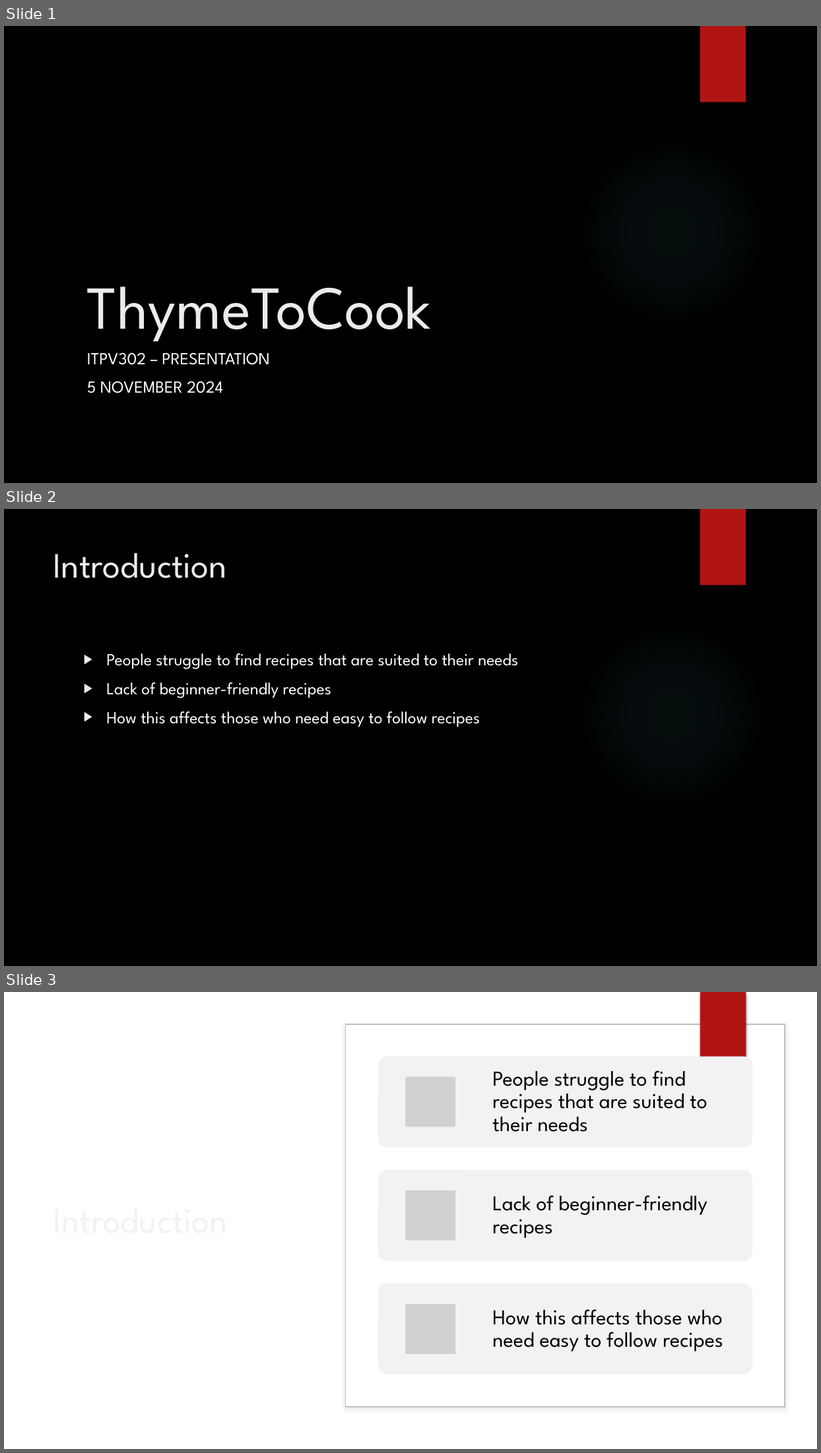
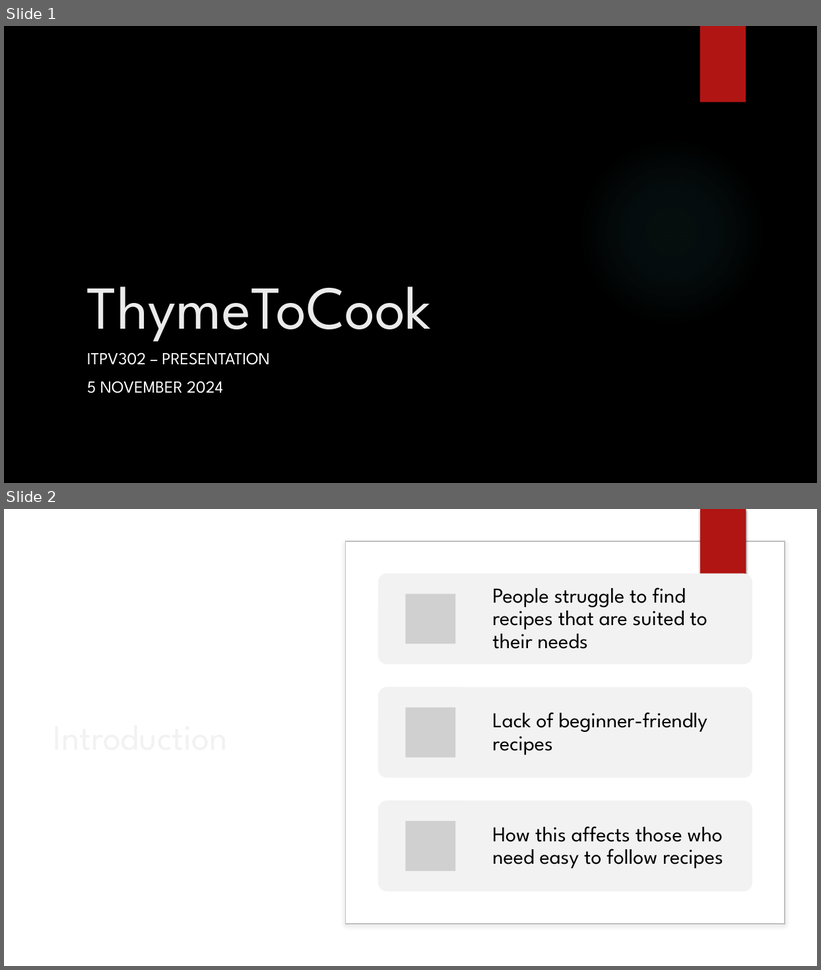
Before and after one commit to NathanTh3Gr3at/ITPV302_Project, a slide deck: PowerPoint Slides/ITPV302 - Presentation.pptx. Shown one above the other, each under a label of ours: slides 1, 2 and 3 before the commit, slides 1 and 2 after it. The pictures are 821x1453 and 821x970 pixels, drawn with LibreOffice and Linux fonts; fonts in the diff are those of the drawing; grey boxes stand for pictures; background and template pictures are left out. Boxes give left, top, right and bottom in pixels: in the first picture for what was removed or moved away, otherwise in the second. Text is boxed around its words. In the diff, an @@ line names an element or a change of style, - is before the commit and + after.

```diff
--- a/PowerPoint Slides/ITPV302 - Presentation.pptx
+++ b/PowerPoint Slides/ITPV302 - Presentation.pptx
@@ slide 2 removed at (x1=4, y1=509, x2=817, y2=966), background picture (left out); not listed: 2 template elements that a slide beside it also shows @@
@@ title removed at (x1=54, y1=553, x2=228, y2=578) @@
-Introduction
@@ text removed at (x1=106, y1=654, x2=518, y2=727) @@
-▶ People struggle to find recipes that are suited to their needs
-▶ Lack of beginner-friendly recipes
-▶ How this affects those who need easy to follow recipes
@@ what was slide 3 is now slide 2 @@
```
Also in this commit, not shown: 1 other slide removed, 4 other files.
